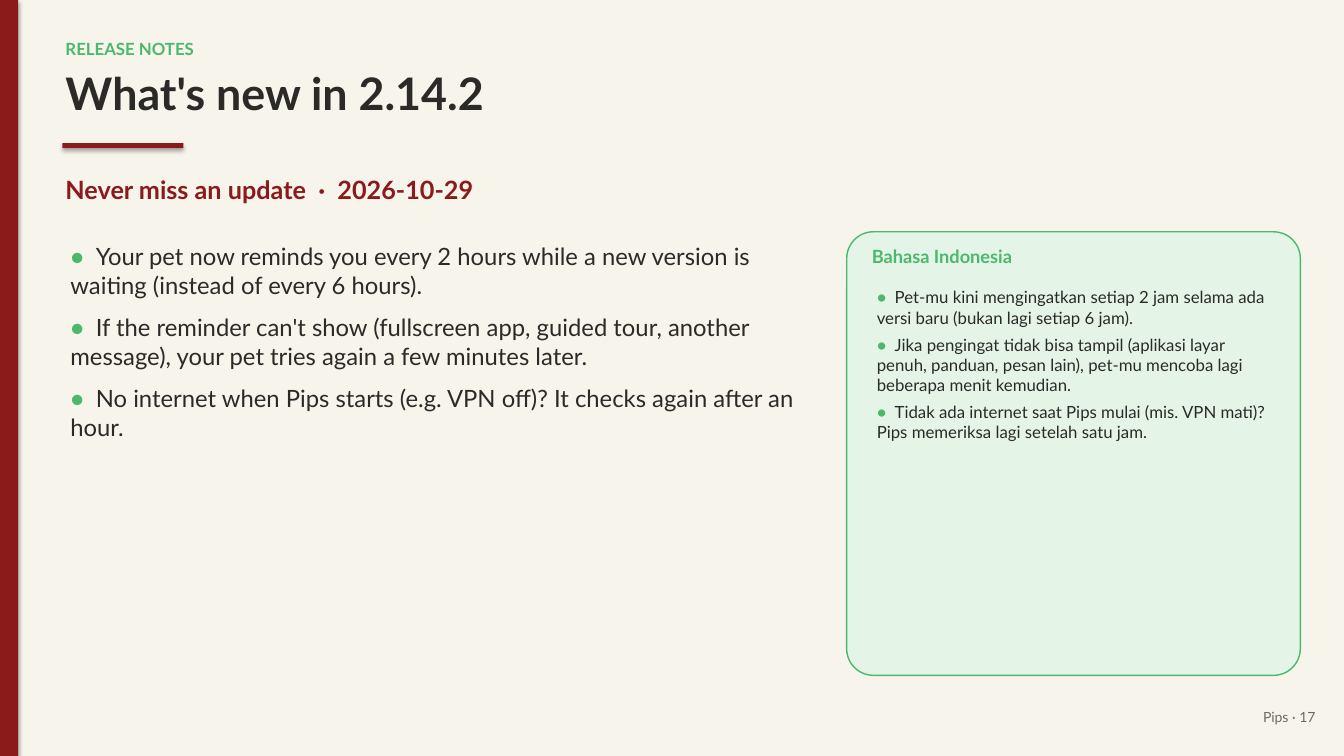
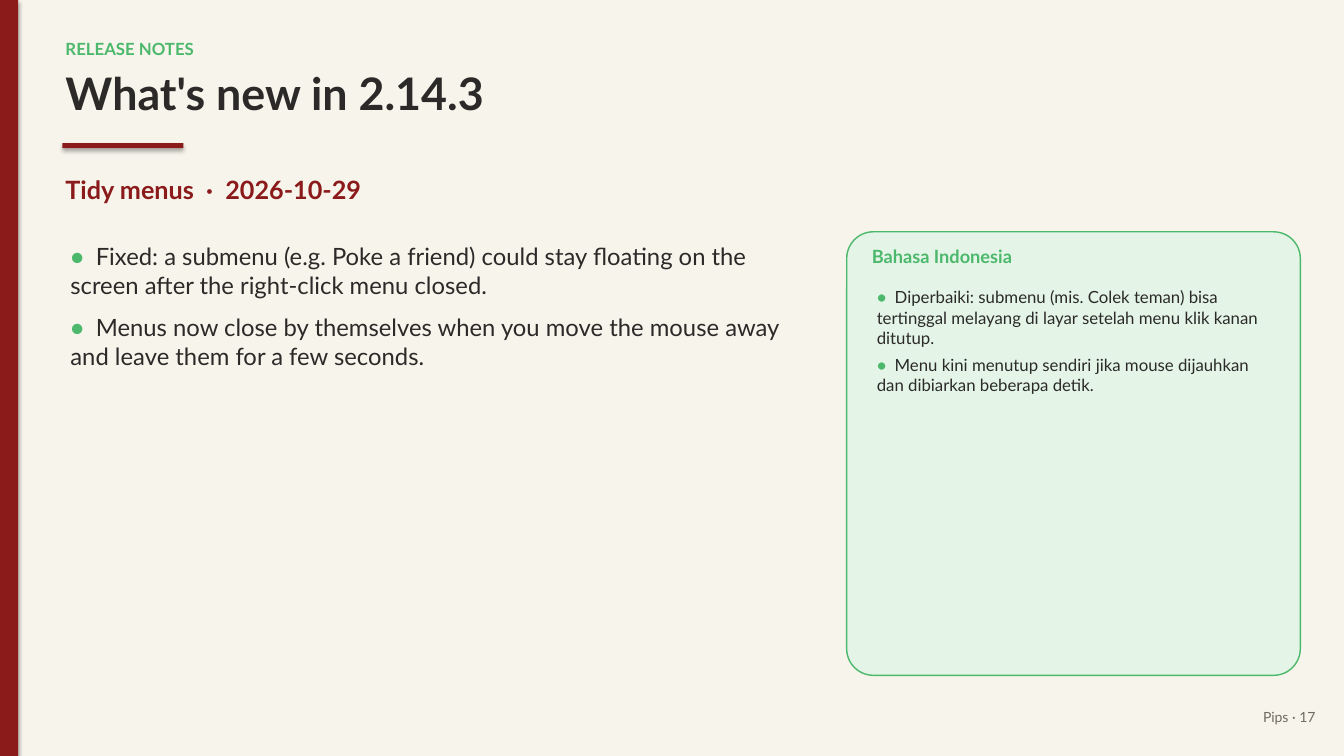
Before and after one commit to juw12/projects, a slide deck: slide 17 of apps/pips/web/download/Pips-Guide.pptx. Drawn at 1344x756 pixels with LibreOffice and Linux fonts; fonts in the diff are those of the drawing. Boxes give left, top, right and bottom in pixels: in the first picture for what was removed or moved away, otherwise in the second. Text is boxed around its words. In the diff, an @@ line names an element or a change of style, - is before the commit and + after.

Commit message:
pips 2.14.3: Tidy menus

```diff
--- a/apps/pips/web/download/Pips-Guide.pptx
+++ b/apps/pips/web/download/Pips-Guide.pptx
@@ text at [65, 76, 484, 111]: text changed @@
-What's new in 2.14.2
+What's new in 2.14.3
@@ text at [65, 180, 361, 204]: text changed @@
-Never miss an update · 2026-10-29
+Tidy menus · 2026-10-29
@@ text at [70, 246, 779, 365]: text changed @@
-• Your pet now reminds you every 2 hours while a new version is waiting (instead of every 6 hours).
-• If the reminder can't show (fullscreen app, guided tour, another message), your pet tries again a few minutes later.
-• No internet when Pips starts (e.g. VPN off)? It checks again after an hour.
+• Fixed: a submenu (e.g. Poke a friend) could stay floating on the screen after the right-click menu closed.
+• Menus now close by themselves when you move the mouse away and leave them for a few seconds.
@@ text at [877, 290, 1258, 394]: text changed @@
-• Pet-mu kini mengingatkan setiap 2 jam selama ada versi baru (bukan lagi setiap 6 jam).
-• Jika pengingat tidak bisa tampil (aplikasi layar penuh, panduan, pesan lain), pet-mu mencoba lagi beberapa menit kemudian.
-• Tidak ada internet saat Pips mulai (mis. VPN mati)? Pips memeriksa lagi setelah satu jam.
+• Diperbaiki: submenu (mis. Colek teman) bisa tertinggal melayang di layar setelah menu klik kanan ditutup.
+• Menu kini menutup sendiri jika mouse dijauhkan dan dibiarkan beberapa detik.
```
Also in this commit, not shown: 2 other slides changed, 9 other files.
